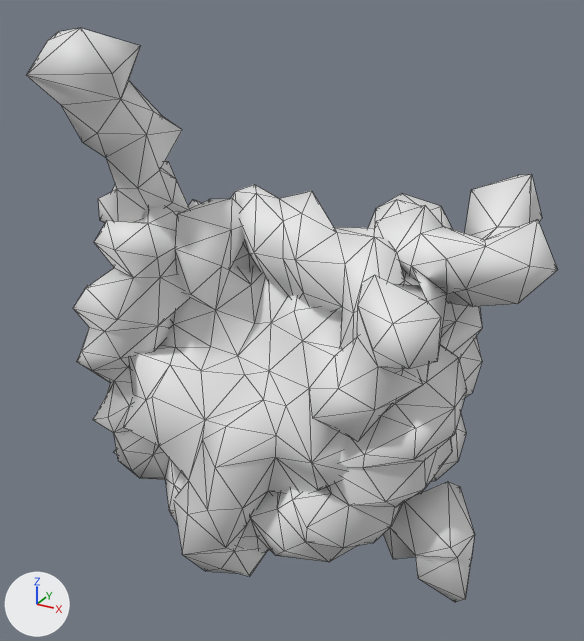
An edit to the glTF model assets/models/nucleosome.glb, drawn before and after from the same camera.
Rendered twice from a camera (50 mm lens) standing at (10.59, -18.5, 10.84) and looking at (0.5, -0.15, 1.67). Arrows for +X, +Y and +Z are at lower left; the lights stay in place. The older version comes first. Mesh edges are drawn as thin lines.

Names of what the first picture shows: 'core', 'dna'.
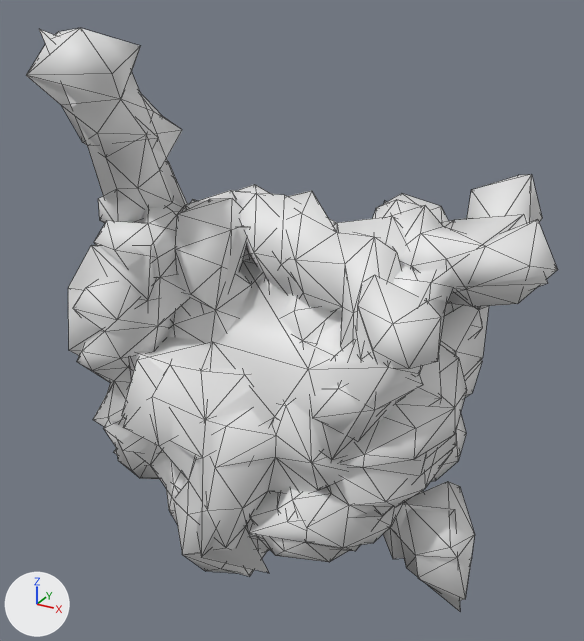
Changed parts and their boxes [x1, y1, x2, y2] in the pictures (584 x 641 px):
'core_lo', added
    after: [39, 29, 547, 611]
'dna_lo', added
    after: [68, 190, 489, 551]

What the commit changed:
Mesh me_mesh_3 is new.
It has 86 vertices, 200 faces and spans x -5.36..5.45, y -3.64..3.92, z -5.77..5.34.
Mesh me_mesh_1_1 is new.
It has 77 vertices, 149 faces and spans x -4.9..7.1, y -4.2..4.1, z -5.8..9.5.
Object 'dna_lo' (ob_dna_lo) is new; it shows me_mesh_3.
Its location is (0.0, 0.0, 0.0).
Object 'core_lo' (ob_core_lo) is new; it shows me_mesh_1_1.
Its location is (0.0, 0.0, 0.0).
